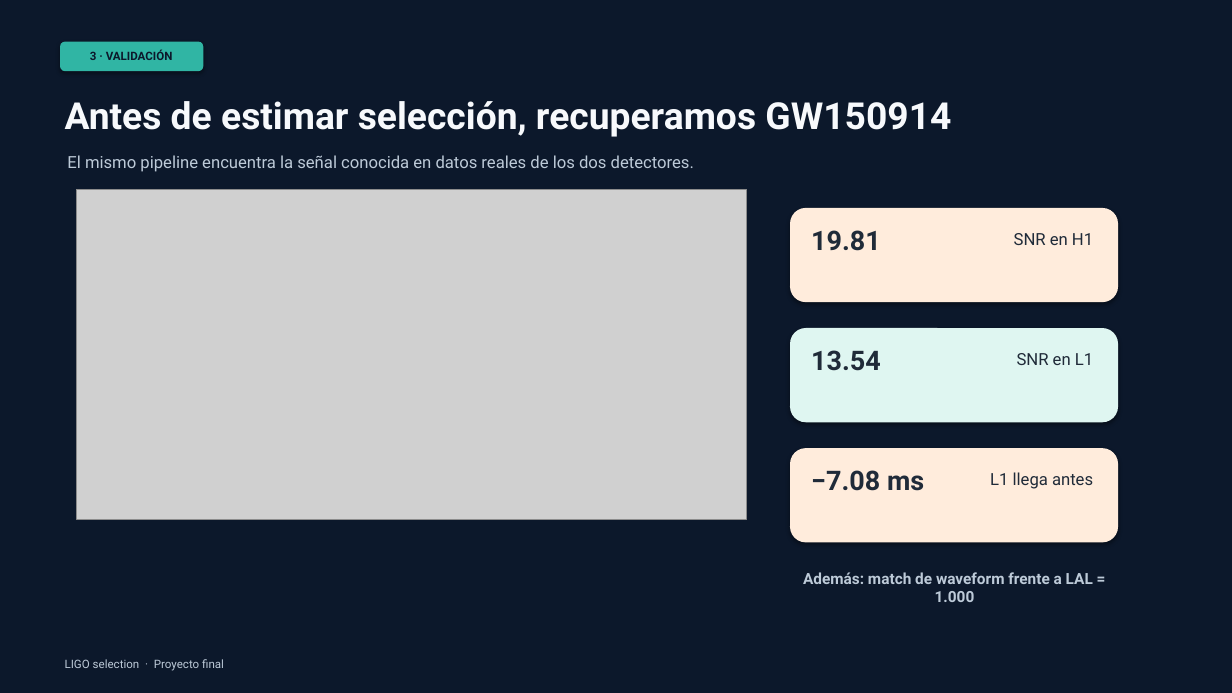
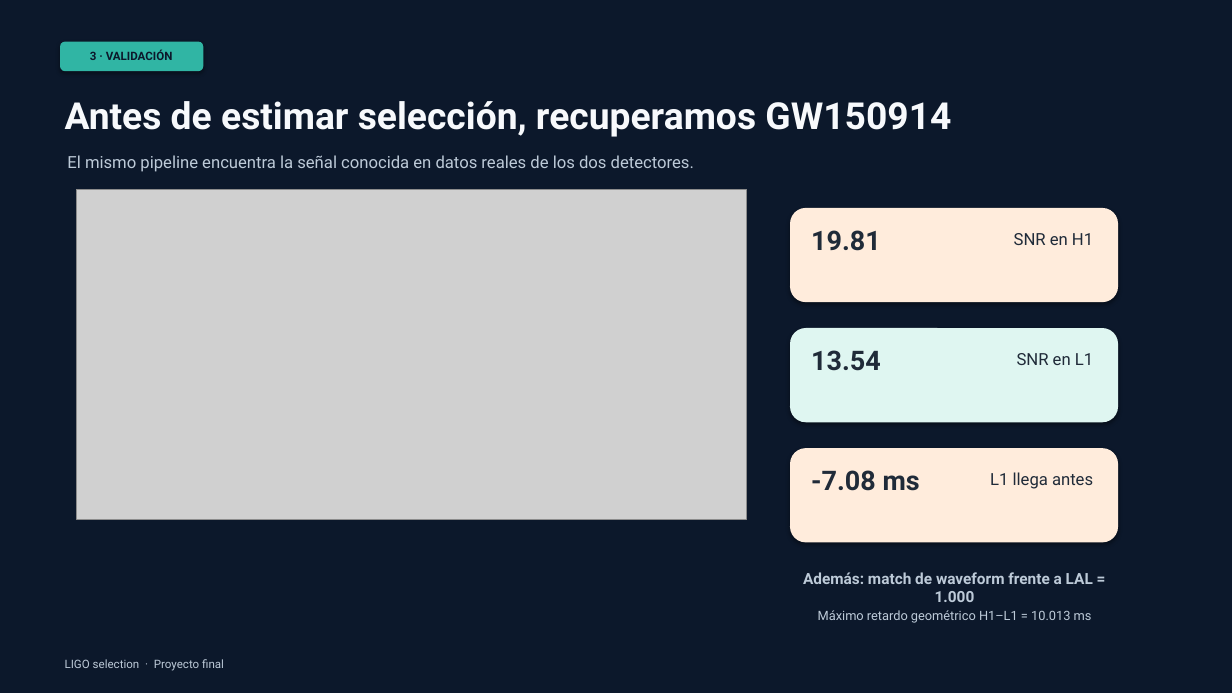
Before and after one commit to tomicarpintieri/ligo-selection, a slide deck: slide 4 of presentacion_final_ligo_5min.pptx. Drawn at 1232x693 pixels with LibreOffice and Linux fonts; fonts in the diff are those of the drawing; grey boxes stand for pictures. Boxes give left, top, right and bottom in pixels: in the first picture for what was removed or moved away, otherwise in the second. Text is boxed around its words. In the diff, an @@ line names an element or a change of style, - is before the commit and + after.

```diff
--- a/presentacion_final_ligo_5min.pptx
+++ b/presentacion_final_ligo_5min.pptx
@@ text at [811, 470, 920, 491]: text changed @@
-−7.08 ms
+-7.08 ms
@@ text added at [818, 610, 1092, 623], 10 pt, text #BDCAD8 @@
+Máximo retardo geométrico H1–L1 = 10.013 ms
```
Also in this commit, not shown: 2 other slides changed, 25 other files.
